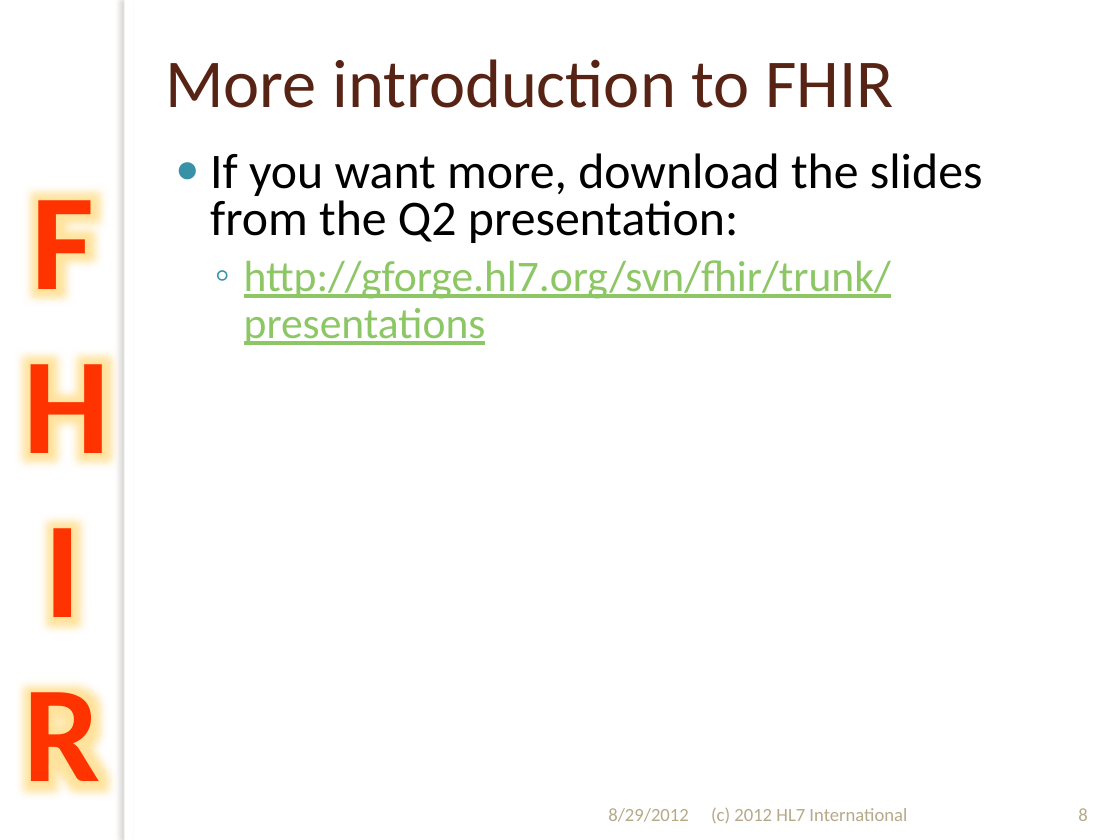
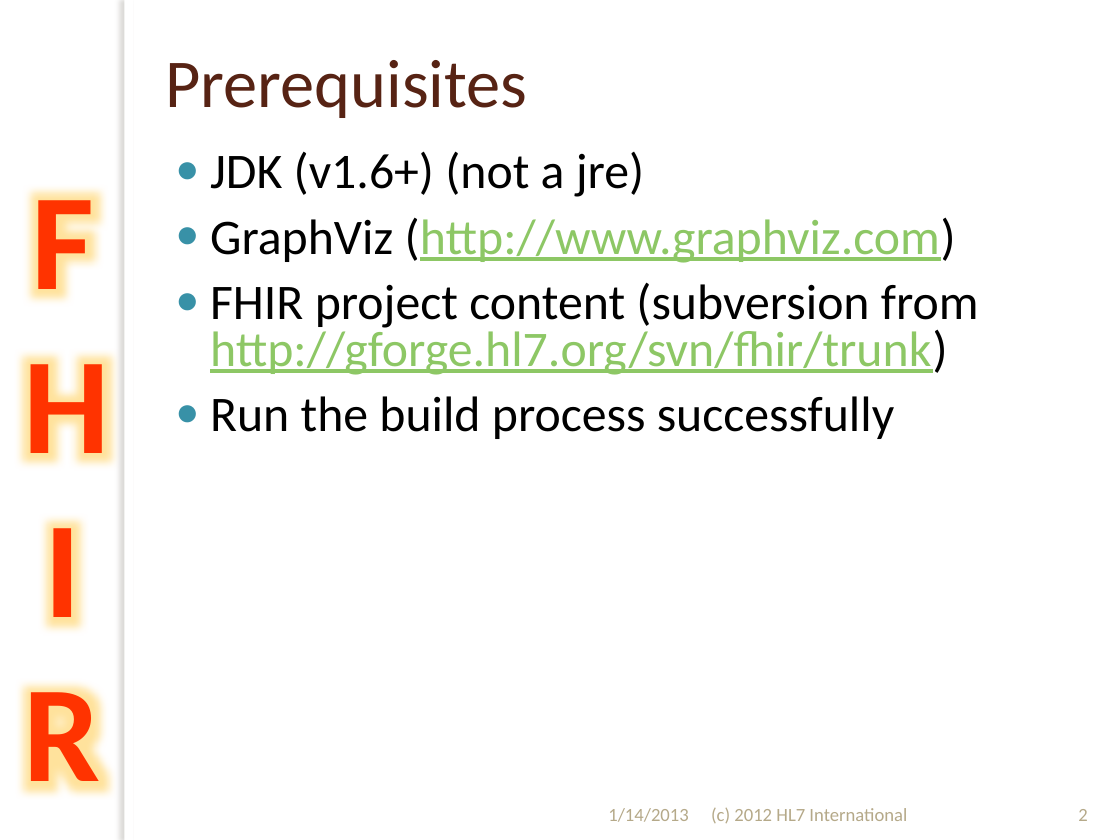
Before and after one commit to vista-novo/fhir, a slide deck: slide 2 of presentations/2012-Sept/201209 WGM Hands on with FHIR.pptx (slide 8 before the commit). Drawn at 1120x840 pixels with LibreOffice and Linux fonts; fonts in the diff are those of the drawing; background and template pictures are left out. Boxes give left, top, right and bottom in pixels: in the first picture for what was removed or moved away, otherwise in the second. Text is boxed around its words. In the diff, an @@ line names an element or a change of style, - is before the commit and + after.

```diff
--- a/presentations/2012-Sept/201209 WGM Hands on with FHIR.pptx
+++ b/presentations/2012-Sept/201209 WGM Hands on with FHIR.pptx
@@ title at [165, 60, 527, 118]: text changed @@
-More introduction to FHIR
+Prerequisites
@@ text at [210, 151, 979, 439]: text changed @@
-● If you want more, download the slides from the Q2 presentation:
-  ◦ http://gforge.hl7.org/svn/fhir/trunk/presentations
+● JDK (v1.6+) (not a jre)
+● GraphViz (http://www.graphviz.com)
+● FHIR project content (subversion from http://gforge.hl7.org/svn/fhir/trunk)
+● Run the build process successfully
@@ text at [608, 808, 689, 822]: text changed @@
-8/29/2012
+1/14/2013
@@ page number at [1078, 809, 1087, 821]: text changed @@
-8
+2
```
Also in this commit, not shown: 47 other slides changed, 17 slides removed, 13 other files.
